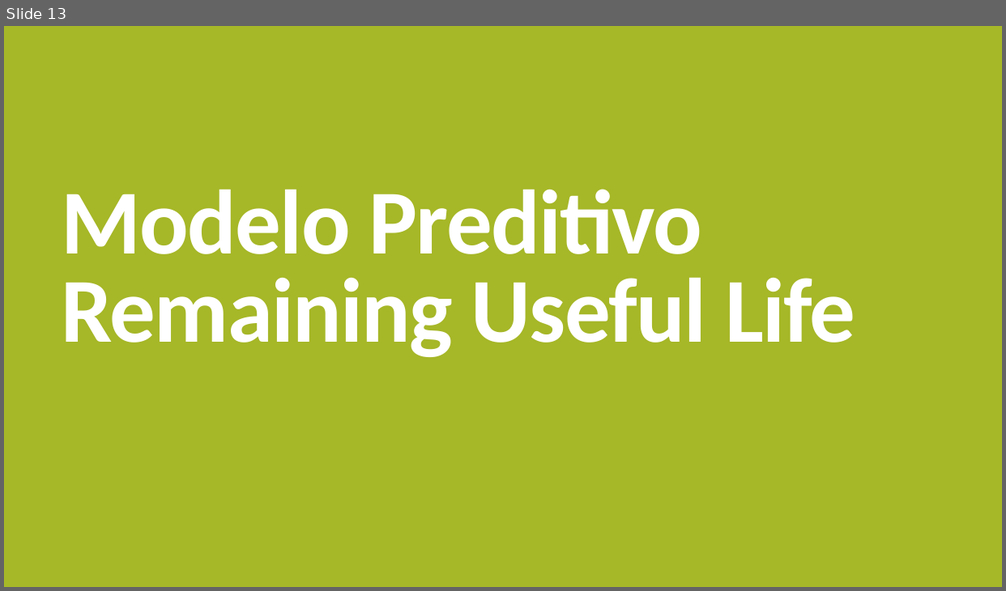
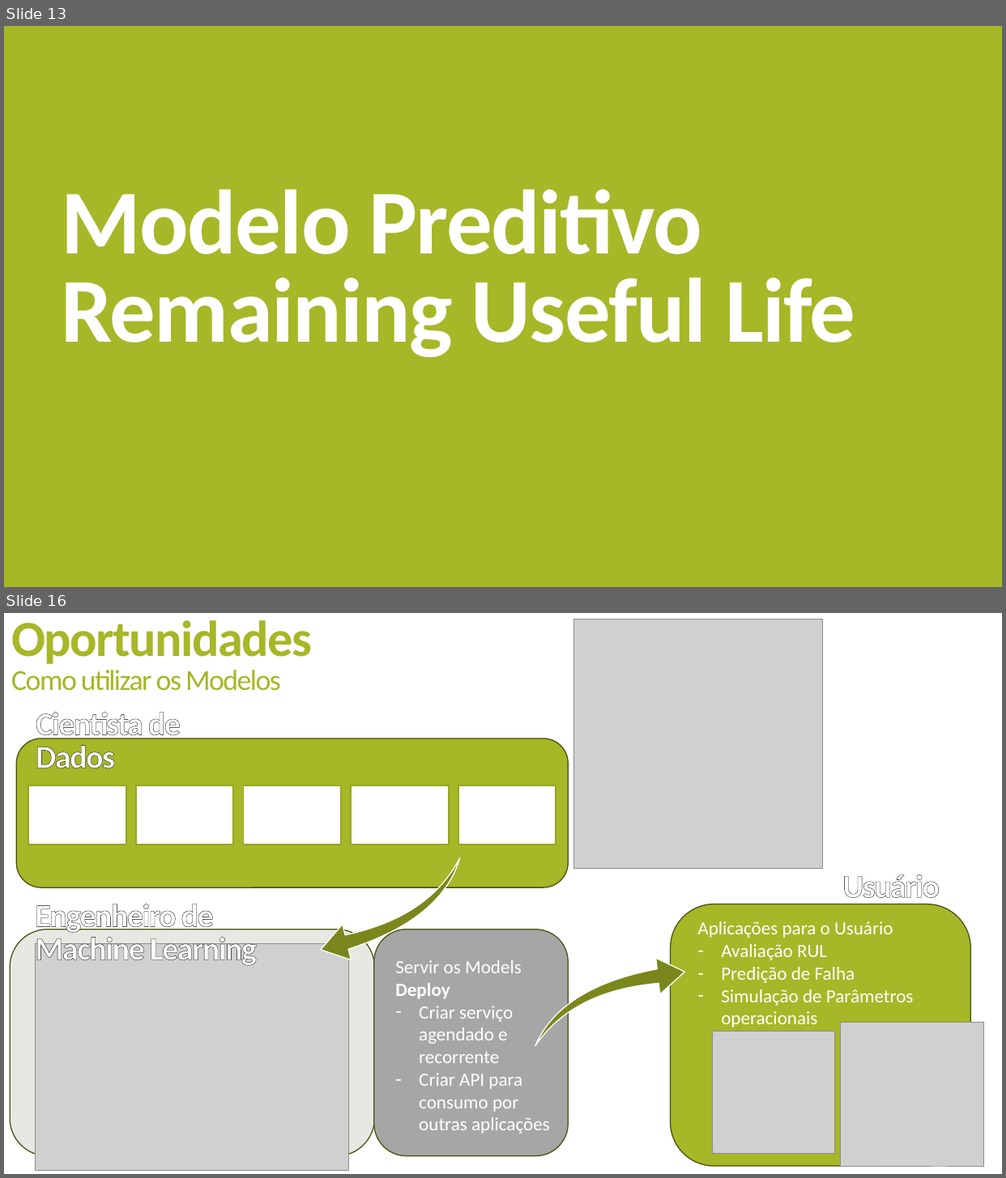
Before and after one commit to lucasrigobello/predictivemaintenance, a slide deck: eda notebooks/Case Predictive Maintanance.pptx. Shown one above the other, each under a label of ours: slide 13 before the commit, slides 13 and 16 after it; the slides between them are not shown. The pictures are 1006x591 and 1006x1178 pixels, drawn with LibreOffice and Linux fonts; fonts in the diff are those of the drawing; grey boxes stand for pictures. Boxes give left, top, right and bottom in pixels: in the first picture for what was removed or moved away, otherwise in the second. Text is boxed around its words. In the diff, an @@ line names an element or a change of style, - is before the commit and + after.

```diff
--- a/eda notebooks/Case Predictive Maintanance.pptx
+++ b/eda notebooks/Case Predictive Maintanance.pptx
@@ slide 16 added at [4, 613, 1002, 1174], background #FFFFFF @@
@@ title added at [11, 620, 312, 691], 27.9 pt, text #A6B727 @@
+Oportunidades
+Como utilizar os Modelos
@@ picture added at [573, 619, 822, 869] @@
@@ text added at [36, 712, 181, 769], 31.2 pt, text #FFFFFF, bold @@
+Cientista de Dados
@@ rounded rectangle added at [17, 739, 569, 888], fill #A6B727, outline #495011 1 pt @@
@@ group added at [28, 786, 556, 845]: 5 rectangles @@
@@ swoosh arrow added at [311, 858, 471, 963], fill #7B871D, outline #FFFFFF 1 pt @@
@@ text added at [842, 875, 940, 905], 31.2 pt, text #FFFFFF, bold @@
+Usuário
@@ text added at [35, 904, 257, 968], 31.2 pt, text #FFFFFF, bold @@
+Engenheiro de Machine Learning
@@ group added at [671, 905, 984, 1166]: 2 pictures, 1 rounded rectangle, 1 text @@
+Aplicações para o Usuário
+– Avaliação RUL
+– Predição de Falha
+– Simulação de Parâmetros operacionais
@@ group added at [10, 930, 568, 1171]: 2 rounded rectangles, 1 picture, 1 text @@
+Servir os Models
+Deploy
+– Criar serviço agendado e recorrente
+– Criar API para consumo por outras aplicações
@@ swoosh arrow added at [535, 958, 685, 1046], fill #7B871D, outline #FFFFFF 1 pt @@
```
Also in this commit, not shown: 6 slides changed.
